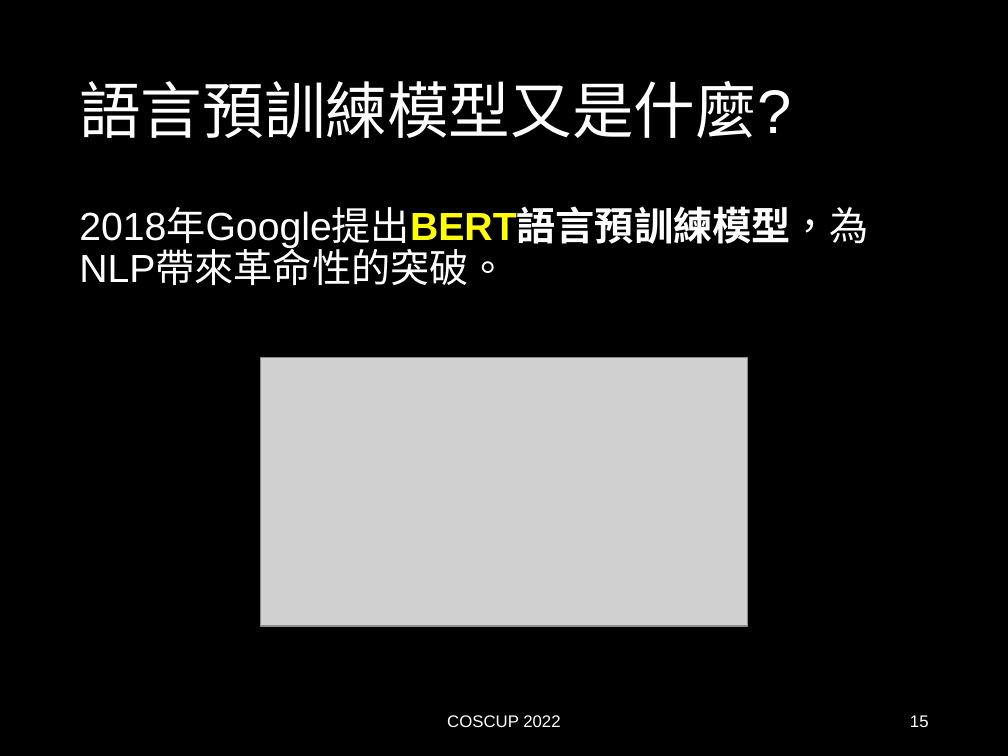
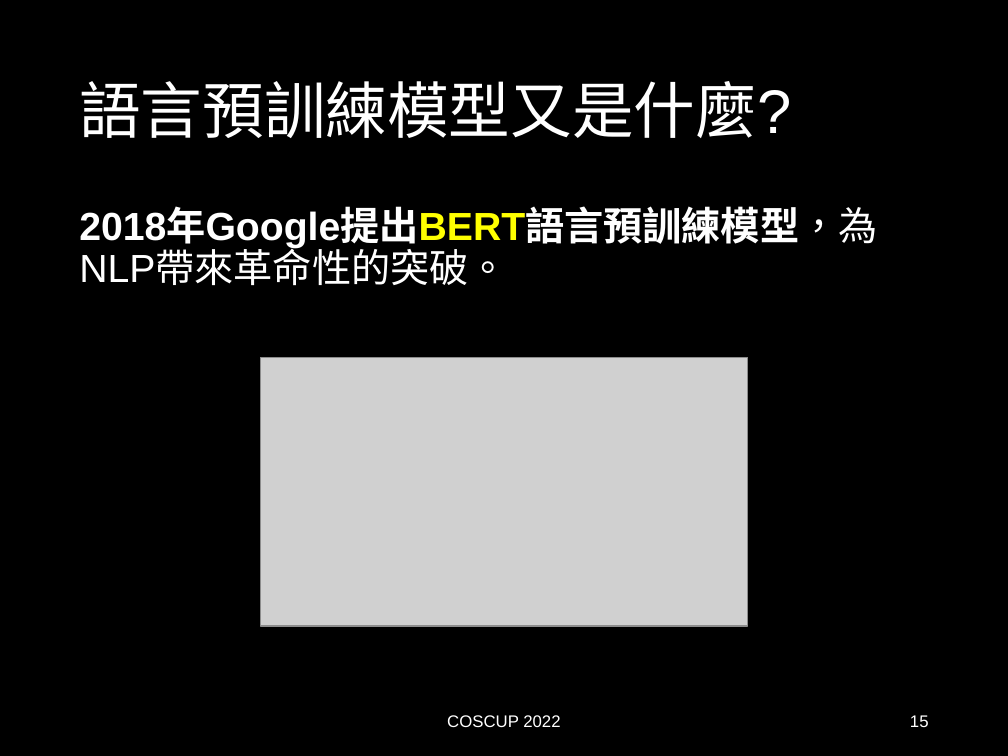
Before and after one commit to AndyChiangSH/COSCUP-2022, a slide deck: slide 15 of PPT/Google Colab + Hugging Face：帶你快速認識NLP.pptx. Drawn at 1008x756 pixels with LibreOffice and Linux fonts; fonts in the diff are those of the drawing; grey boxes stand for pictures. Boxes give left, top, right and bottom in pixels: in the first picture for what was removed or moved away, otherwise in the second. Text is boxed around its words. In the diff, an @@ line names an element or a change of style, - is before the commit and + after.

```diff
--- a/PPT/Google Colab + Hugging Face：帶你快速認識NLP.pptx
+++ b/PPT/Google Colab + Hugging Face：帶你快速認識NLP.pptx
@@ text "2018年Google提出BERT語言預訓練模型，為NLP帶來革命性的突破。" at [79,209,877,286]: bold on in "2018年Google提出BERT語言預訓練模型，為NLP帶來革命性的突破。" @@
```
Also in this commit, not shown: 1 other slide changed, 1 other file.
